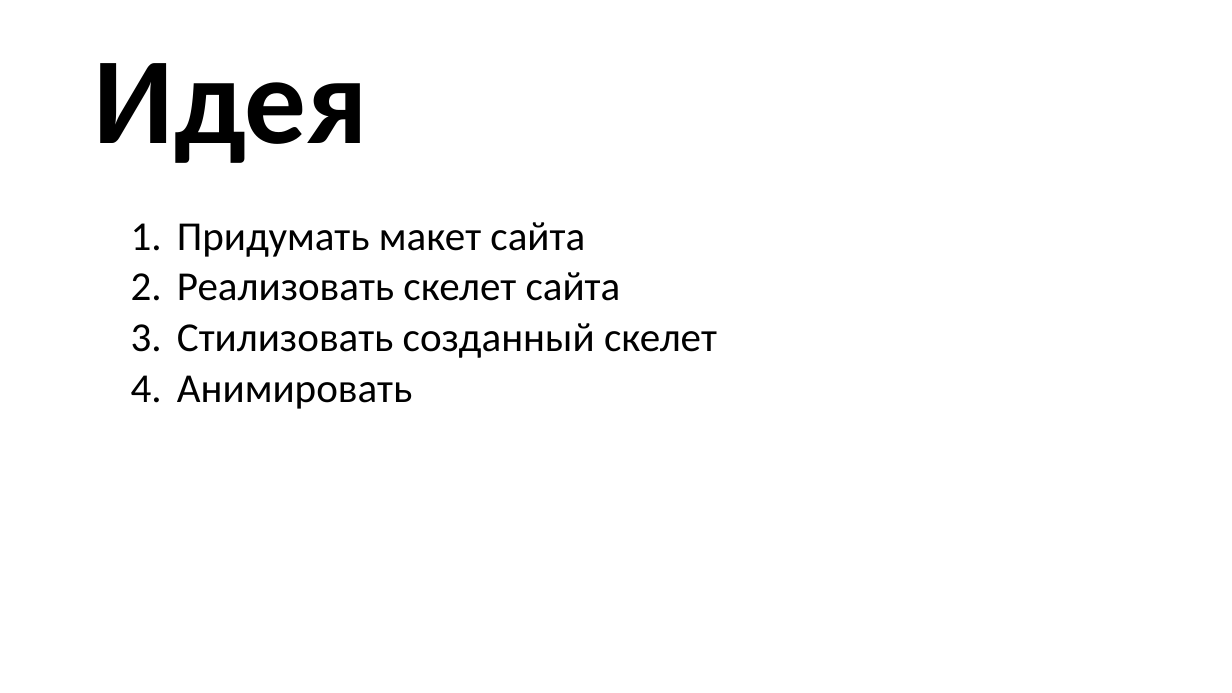
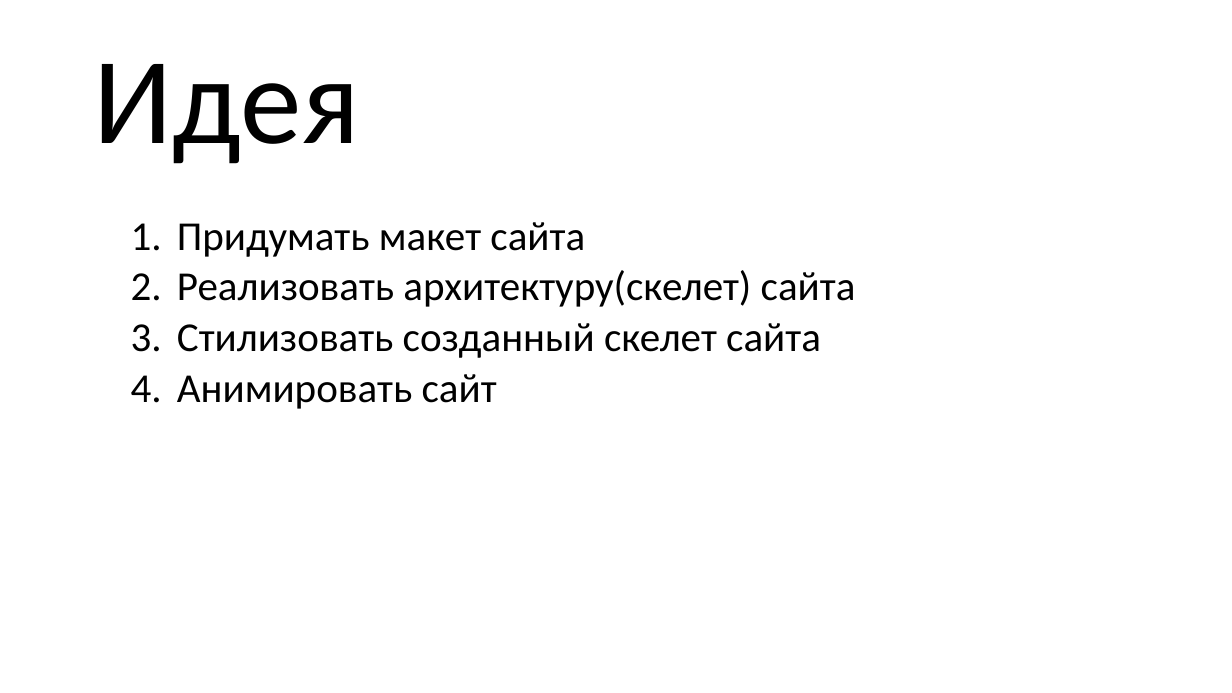
Before and after one commit to Elizzveta/Project, a slide deck: slide 3 of сайт презентация (1).pptx. Drawn at 1232x693 pixels with LibreOffice and Linux fonts; fonts in the diff are those of the drawing. Boxes give left, top, right and bottom in pixels: in the first picture for what was removed or moved away, otherwise in the second. Text is boxed around its words. In the diff, an @@ line names an element or a change of style, - is before the commit and + after.

```diff
--- a/сайт презентация (1).pptx
+++ b/сайт презентация (1).pptx
@@ title "Идея" at [94,64,360,164]: bold off @@
@@ text at [177,270,856,409]: text changed @@
-  2. Реализовать скелет сайта
-  3. Стилизовать созданный скелет
-  4. Анимировать
+  2. Реализовать архитектуру(скелет) сайта
+  3. Стилизовать созданный скелет сайта
+  4. Анимировать сайт
```
Also in this commit, not shown: 2 other slides changed, 1 slide added, 3 slides removed.
